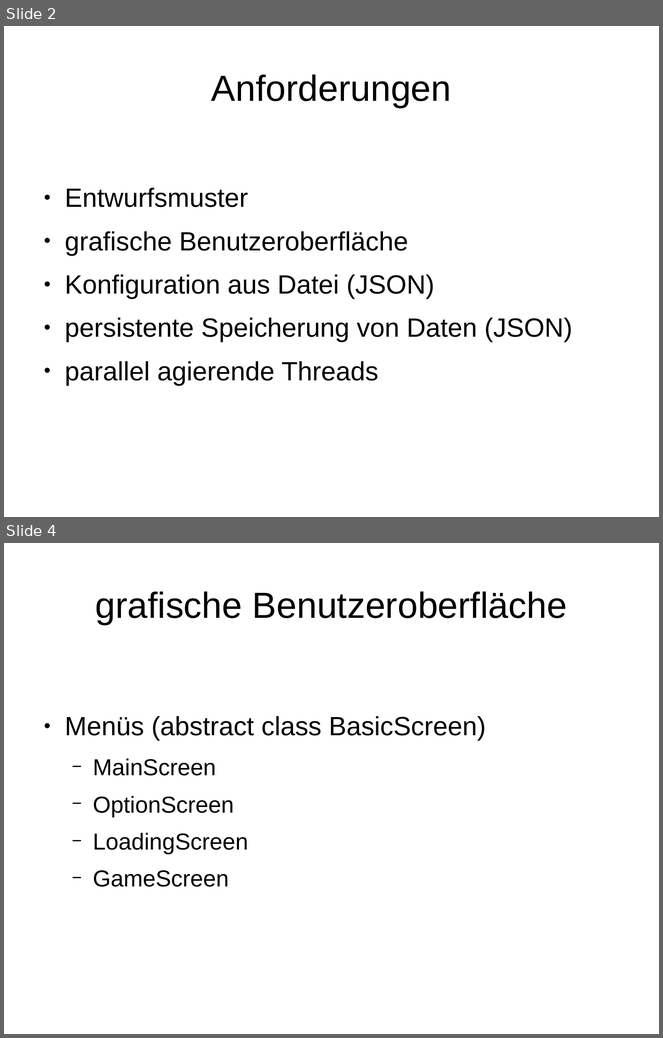
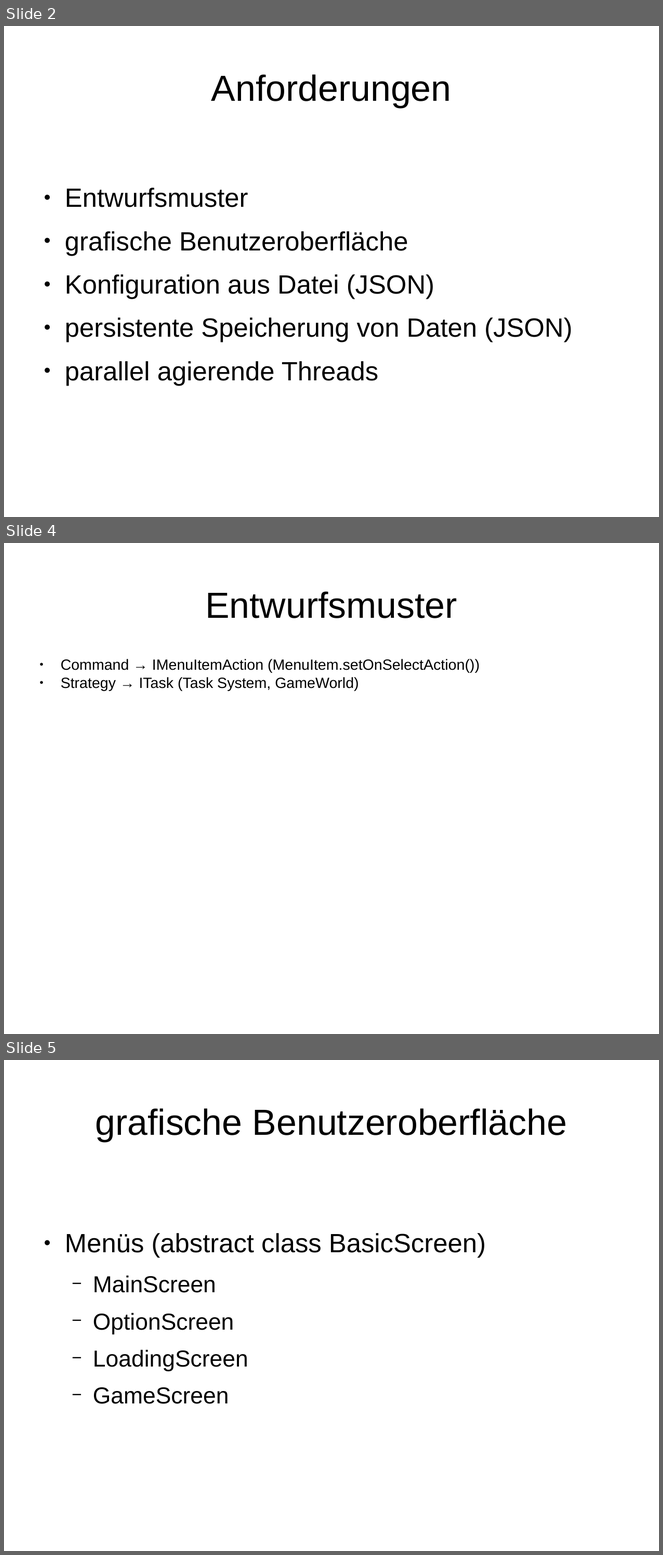
Before and after one commit to TimoKramer/PatFra, a slide deck: Dokumente/Praese.odp. Shown one above the other, each under a label of ours: slides 2 and 4 before the commit, slides 2, 4 and 5 after it; the slides between them are not shown. The pictures are 663x1038 and 663x1555 pixels, drawn with LibreOffice and Linux fonts; fonts in the diff are those of the drawing; background and template pictures are left out. Boxes give left, top, right and bottom in pixels: in the first picture for what was removed or moved away, otherwise in the second. Text is boxed around its words. In the diff, an @@ line names an element or a change of style, - is before the commit and + after.

```diff
--- a/Dokumente/Praese.odp
+++ b/Dokumente/Praese.odp
@@ slide 4 added at (4, 543, 659, 1034), background #FFFFFF @@
@@ title added at (205, 591, 457, 618), 44 pt, text #000000 @@
+Entwurfsmuster
@@ text added at (61, 659, 480, 691), 18 pt, text #000000 @@
+● Command → IMenuItemAction (MenuItem.setOnSelectAction())
+● Strategy → ITask (Task System, GameWorld)
@@ what was slide 4 is now slide 5 @@
```
Also in this commit, not shown: 1 slide changed.
